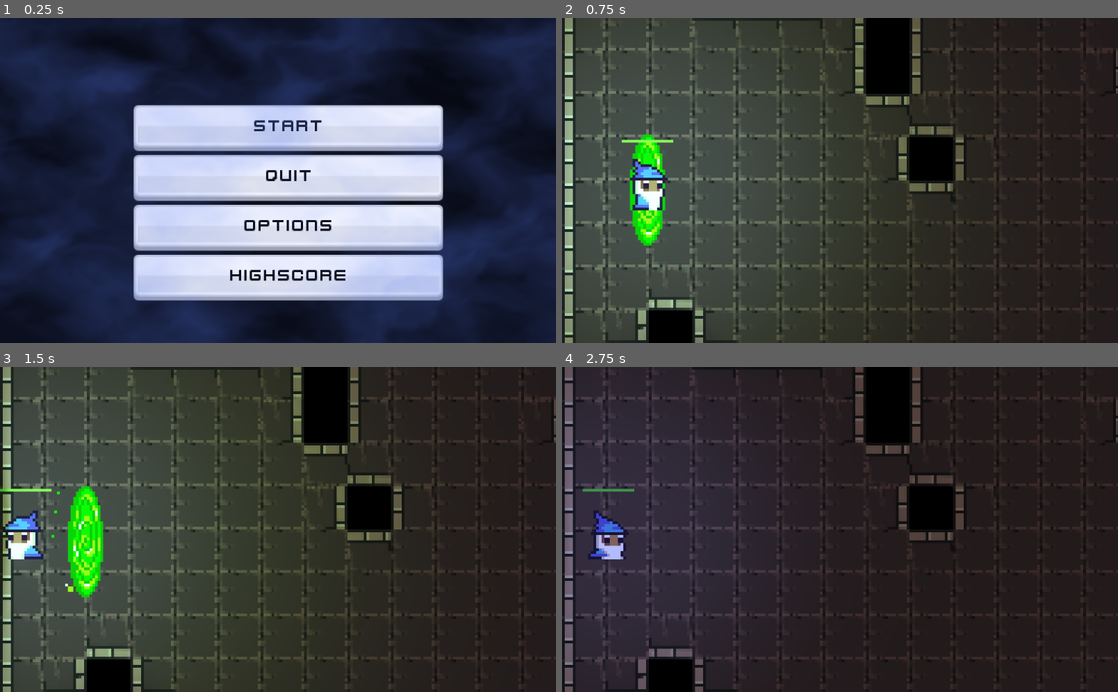
Above: before the commit, frames 1-4 (two rows, left to right).
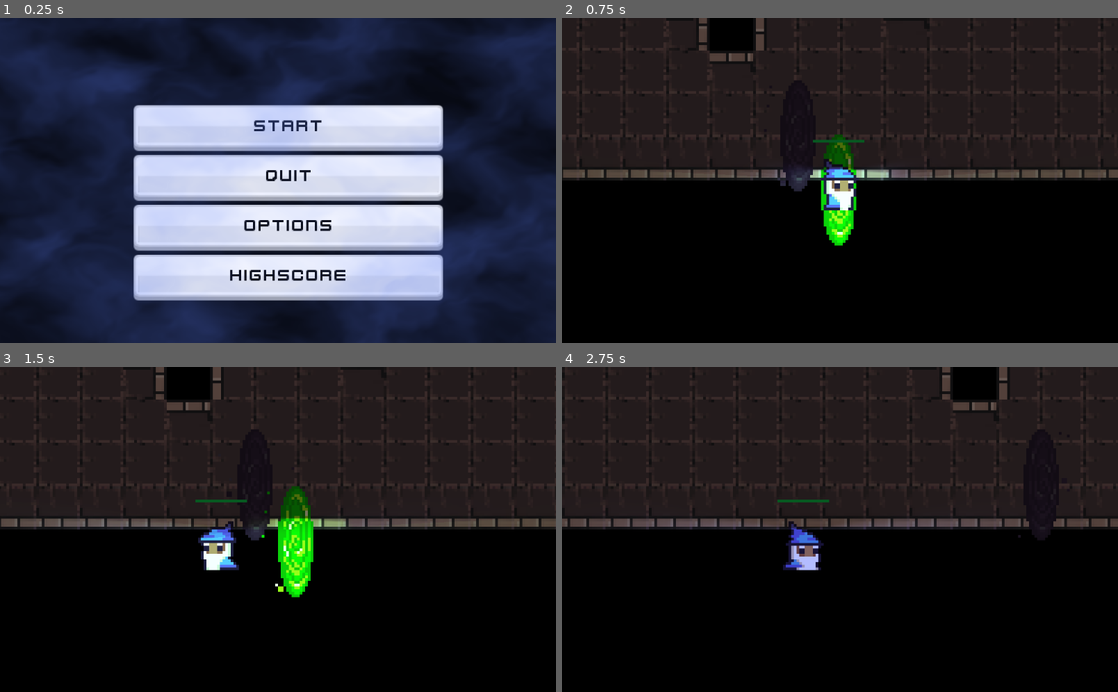
Above: after the commit, the same moments.

Repository: lnRichard/profielwerkstuk
Game: Godot game, scene res://gui/start_menu/StartMenu.tscn
The game is run twice, just before and just after one commit, with the same random seed, the same clock (stepped at 60 frames per second) and the same inputs. The engine's default icon, where the game draws it, is replaced by a stand-in: a white triangle on a blue panel in a dark square.
Inputs (mouse positions are in pixels of both pictures, inside the frame that each line leads up to):
- Up to frame 1 (0.25 s): no input
- Up to frame 2 (0.75 s): click "Start" at 0.5 s
- Up to frame 3 (1.5 s): move the mouse to (400, 513) at 1.27 s; hold A (key_a) from 1.28 s (still down)
- Up to frame 4 (2.75 s): move the mouse to (728, 545) at 2.02 s; release A (key_a) at 2.03 s; tap D (key_d) at 2.1 s

The runs differ from the first frame. In frame 2, 79% of the frame differs, in the area x 0-100%, y 0-100%; in frame 3, 78%; in frame 4, 65%.

Commit message:
levels player

Diff:
--- a/characters/enemies/grunt/Grunt.tscn
+++ b/characters/enemies/grunt/Grunt.tscn
@@ -10,7 +10,6 @@
 [ext_resource path="res://characters/enemies/grunt/sprites/idle/orc_warrior_idle_anim_f1.png" type="Texture" id=8]
 [ext_resource path="res://characters/enemies/grunt/sprites/idle/orc_warrior_idle_anim_f2.png" type="Texture" id=9]
 [ext_resource path="res://characters/enemies/grunt/sprites/idle/orc_warrior_idle_anim_f3.png" type="Texture" id=10]
-[ext_resource path="res://lighting/light.png" type="Texture" id=11]
 
 [sub_resource type="RectangleShape2D" id=3]
 extents = Vector2( 4, 7.5 )
@@ -57,13 +56,3 @@
 margin_top = -18.0
 margin_right = 12.0
 margin_bottom = -17.0
-
-[node name="Light2D" type="Light2D" parent="." index="6"]
-texture = ExtResource( 11 )
-texture_scale = 0.6
-color = Color( 0.352941, 0.94902, 0.34902, 1 )
-energy = 0.4
-shadow_enabled = true
-shadow_gradient_length = 10.0
-shadow_filter = 2
-shadow_filter_smooth = 50.0
--- a/characters/hostile_entity/HostileEntity.gd
+++ b/characters/hostile_entity/HostileEntity.gd
@@ -8,6 +8,8 @@
 var freeze_time = 0
 
 var rng = RandomNumberGenerator.new();
+
+var xp;
 
 func _physics_process(delta):
 	cooldowns();
@@ -30,6 +32,7 @@
 
 
 func _init(_max_health: float, _move_speed: float, _score: int).(_max_health, _move_speed):
+	xp = _score
 	score = _score
 	state = UNLOADED
 
@@ -134,6 +137,8 @@
 	if current_health <= 0:
 		spawn_death()
 		Global.highscore+=score;
+		var parentparent = get_parent().get_parent()
+		parentparent.xp = parentparent.xp + xp
 		queue_free();
 		return
 	var redness
--- a/characters/living_entity/LivingEntity.gd
+++ b/characters/living_entity/LivingEntity.gd
@@ -27,6 +27,8 @@
 var knockback = Vector2.ZERO;
 var friction = 200;
 func knockback(delta):
+	if knockback == Vector2.ZERO:
+		return
 	knockback = knockback.move_toward(Vector2.ZERO, friction * delta)
 	knockback = move_and_slide(knockback)
 
--- a/characters/living_entity/LivingEntity.tscn
+++ b/characters/living_entity/LivingEntity.tscn
@@ -1,4 +1,6 @@
-[gd_scene format=2]
+[gd_scene load_steps=2 format=2]
+
+[ext_resource path="res://lighting/light.png" type="Texture" id=1]
 
 [node name="LivingEntity" type="KinematicBody2D"]
 collision_layer = 0
@@ -8,3 +10,13 @@
 [node name="AttackPoint" type="Position2D" parent="."]
 
 [node name="AnimatedSprite" type="AnimatedSprite" parent="."]
+
+[node name="Light2D" type="Light2D" parent="."]
+texture = ExtResource( 1 )
+texture_scale = 0.6
+color = Color( 0.352941, 0.94902, 0.34902, 1 )
+energy = 0.4
+shadow_enabled = true
+shadow_gradient_length = 10.0
+shadow_filter = 2
+shadow_filter_smooth = 50.0
--- a/characters/player/Player.gd
+++ b/characters/player/Player.gd
@@ -24,7 +24,9 @@
 
 var freeze_time = 0
 
-func _init().(100, 3):
+
+
+func _init().(100000, 3):
 	pass
 func _ready():
 	add_spell_arsenal("res://projectiles/fireball/Fireball.tscn", ATTACK_SLOT.A)
@@ -163,9 +165,18 @@
 	if current_health <= 0:
 		spawn_death()
 		emit_signal("PlayerDeath");
-		queue_free();
 
 func freeze(time: float):
 	$AnimatedSprite.stop()
 	freeze_time = time
 	state = FROZEN
+
+
+func set_health(value):
+	.set_health(value);
+	$AnimatedSprite.modulate = Color(2, 0, 0)
+	$Tween.interpolate_callback(self, 0.1, "remove_whiteness")
+	$Tween.start();
+
+func remove_whiteness():
+	$AnimatedSprite.modulate = Color(1, 1, 1);
--- a/characters/player/Player.tscn
+++ b/characters/player/Player.tscn
@@ -13,7 +13,6 @@
 [ext_resource path="res://characters/player/sprites/wizard/idle/wizzard_m_idle_anim_f1.png" type="Texture" id=11]
 [ext_resource path="res://characters/player/AttackPoint.gd" type="Script" id=12]
 [ext_resource path="res://gui/healthbar/HealthBar.tscn" type="PackedScene" id=13]
-[ext_resource path="res://lighting/light.png" type="Texture" id=14]
 [ext_resource path="res://particles/dash_particle.png" type="Texture" id=15]
 [ext_resource path="res://characters/player/Camera.gd" type="Script" id=16]
 [ext_resource path="res://characters/player/LoadArea.gd" type="Script" id=17]
@@ -102,22 +101,17 @@
 animation = "hit"
 playing = true
 
-[node name="Light2D" type="Light2D" parent="." index="4"]
-texture = ExtResource( 14 )
-texture_scale = 0.6
+[node name="Light2D" parent="." index="4"]
 color = Color( 0.35, 0.48, 0.95, 1 )
 energy = 0.8
-shadow_enabled = true
-shadow_gradient_length = 10.0
-shadow_filter = 2
-shadow_filter_smooth = 50.0
 
 [node name="DashParticles" type="Particles2D" parent="." index="5"]
-emitting = false
 amount = 80
 local_coords = false
 process_material = SubResource( 5 )
 texture = ExtResource( 15 )
 
+[node name="Tween" type="Tween" parent="." index="6"]
+
 [connection signal="body_entered" from="Camera/LoadArea" to="Camera/LoadArea" method="_on_LoadArea_body_entered"]
 [connection signal="body_exited" from="Camera/LoadArea" to="Camera/LoadArea" method="_on_LoadArea_body_exited"]
--- a/environment/gates/exit/Exit.gd
+++ b/environment/gates/exit/Exit.gd
@@ -3,18 +3,25 @@
 
 signal PlayerTouch;
 
-
+var active = false;
 func _ready():
 	$AnimatedSprite.play("idle");
+	$AnimatedSprite.modulate = Color(0.36, 0.36, 0.36)
+	$Light2D.energy = 0.0
 	self.connect("PlayerTouch", get_parent().get_parent() , "_exit")
+	$Tween.interpolate_callback(self, 10.0, "avai")
+	$Tween.start()
+
+func _on_Exit_body_entered(body):
+	if active:
+		emit_signal("PlayerTouch")
+		$AnimatedSprite.play("close")
 
 
-
-func _on_Exit_body_entered(body):
-	emit_signal("PlayerTouch")
-	$AnimatedSprite.play("close")
-
-
+func avai():
+	$AnimatedSprite.modulate = Color(1, 1, 1);
+	$Light2D.energy = 0.8
+	active = true;
 
 func _on_AnimatedSprite_animation_finished():
 	if $AnimatedSprite.animation == "close":
--- a/environment/gates/exit/Exit.tscn
+++ b/environment/gates/exit/Exit.tscn
@@ -131,7 +131,7 @@
 position = Vector2( 1, -5 )
 frames = SubResource( 25 )
 animation = "idle"
-frame = 5
+frame = 7
 playing = true
 
 [node name="CollisionShape2D" type="CollisionShape2D" parent="."]
@@ -146,5 +146,7 @@
 shadow_filter = 2
 shadow_filter_smooth = 50.0
 
+[node name="Tween" type="Tween" parent="."]
+
 [connection signal="body_entered" from="." to="." method="_on_Exit_body_entered"]
 [connection signal="animation_finished" from="AnimatedSprite" to="." method="_on_AnimatedSprite_animation_finished"]
--- a/environment/generator/Generator.gd
+++ b/environment/generator/Generator.gd
@@ -5,7 +5,7 @@
 
 
 onready var noise = OpenSimplexNoise.new();
-var dungeon_size = Vector2(50, 50);
+var dungeon_size = Vector2(25, 25);
 
 var tile_cap = 0.2;
 var entrance_exit_cap = -0.5;
@@ -54,8 +54,12 @@
 							astar.remove_point(((x)*dungeon_size.x)+y-2);
 
 			if c < entrance_exit_cap && !entrance_set:
+				if x == dungeon_size.x:
+					$Entrance.position = Vector2((x-5)*16, (y+1)*16);
+					entrance_set = true;
+					et_p = (x*dungeon_size.x)+y;
 				if y == dungeon_size.y:
-					$Entrance.position = Vector2((x+1)*16, (y-2)*16);
+					$Entrance.position = Vector2((x+1)*16, (y-5)*16);
 					entrance_set = true;
 					et_p = (x*dungeon_size.x)+y;
 				else:
@@ -89,7 +93,7 @@
 	if !valid_path() || enemy_count < 20:
 		get_tree().reload_current_scene()
 func valid_path() -> bool:
-	if !astar.get_id_path(et_p, ex_p):
+	if !et_p || !ex_p || !astar.get_id_path(et_p, ex_p):
 		return false
 #	$Line2D.points = astar.get_point_path(et_p, ex_p);
 	return true;
--- /dev/null
+++ b/gui/abilities/Abilities.tscn
@@ -0,0 +1,29 @@
+[gd_scene load_steps=2 format=2]
+
+[ext_resource path="res://gui/themes/kenneyUI.tres" type="Theme" id=1]
+
+[node name="Ability" type="Control"]
+anchor_right = 1.0
+anchor_bottom = 1.0
+__meta__ = {
+"_edit_use_anchors_": false
+}
+
+[node name="HBoxContainer" type="HBoxContainer" parent="."]
+margin_right = 40.0
+margin_bottom = 40.0
+__meta__ = {
+"_edit_use_anchors_": false
+}
+
+[node name="1" type="TextureRect" parent="HBoxContainer"]
+margin_bottom = 20.0
+
+[node name="Button" type="Button" parent="HBoxContainer/1"]
+margin_right = 42.251
+margin_bottom = 42.251
+rect_scale = Vector2( 0.2, 0.2 )
+theme = ExtResource( 1 )
+__meta__ = {
+"_edit_use_anchors_": false
+}
--- a/gui/start_menu/StartMenu.tscn
+++ b/gui/start_menu/StartMenu.tscn
@@ -1,18 +1,14 @@
-[gd_scene load_steps=8 format=2]
+[gd_scene load_steps=6 format=2]
 
 [ext_resource path="res://gui/start_menu/StartMenu.gd" type="Script" id=1]
 [ext_resource path="res://gui/themes/kenneyUI.tres" type="Theme" id=2]
 [ext_resource path="res://icon.png" type="Texture" id=3]
 [ext_resource path="res://trees/fog.tres" type="Shader" id=4]
-[ext_resource path="res://addons/godot_sfxr/SfxrStreamPlayer.gd" type="Script" id=5]
 
 [sub_resource type="ShaderMaterial" id=1]
 shader = ExtResource( 4 )
 shader_param/color = Vector3( 0.35, 0.48, 0.95 )
 shader_param/OCTAVES = 4
-
-[sub_resource type="AudioStreamGenerator" id=2]
-buffer_length = 0.0349887
 
 [node name="StartMenu" type="Control"]
 anchor_left = 0.5
@@ -72,37 +68,6 @@
 scale = Vector2( 46.1563, 29.0156 )
 texture = ExtResource( 3 )
 
-[node name="ClickSfx" type="AudioStreamPlayer" parent="."]
-stream = SubResource( 2 )
-script = ExtResource( 5 )
-wave/type = 3
-sample_params/sound_vol = 0.5
-sample_params/sample_rate = 44100.0
-envelope/attack_time = 0.0309408
-envelope/sustain_time = 0.0926915
-envelope/punch_time = 0.422058
-envelope/decay_time = 0.076662
-frequency/start_frequency = 0.964525
-frequency/min_freq_cutoff = 0.0
-frequency/slide = 0.477169
-frequency/delta_slide = 0.0
-vibrato/depth = 0.298924
-vibrato/speed = 0.55521
-arpeggiation/frequency_mult = -0.730319
-arpeggiation/change_speed = 0.709983
-duty_cycle/duty_cycle = 0.0
-duty_cycle/sweep = 0.0
-retrigger/rate = 0.0
-flanger/offset = 0.0
-flanger/sweep = 0.0
-low_pass_filter/cutoff_frequency = 1.0
-low_pass_filter/cutoff_sweep = 0.0
-low_pass_filter/resonance = 0.0
-high_pass_filter/cutoff_frequency = 0.941134
-high_pass_filter/cutoff_sweep = 0.0
-actions/generator = null
-actions/play = null
-
 [connection signal="pressed" from="VBoxContainer/Start" to="." method="_on_Start_pressed"]
 [connection signal="pressed" from="VBoxContainer/Quit" to="." method="_on_Quit_pressed"]
 [connection signal="pressed" from="VBoxContainer/Options" to="." method="_on_Options_pressed"]
--- a/main/Main.gd
+++ b/main/Main.gd
@@ -7,6 +7,11 @@
 onready var boss_rooms = [
 
 ]
+
+
+var xp = 0 setget set_xp, get_xp
+var player_lvl = 1 setget set_level, get_level
+
 
 var room;
 
@@ -29,7 +34,6 @@
 	add_child(player)
 
 func _exit():
-
 	yield(get_tree().create_timer(1.0), "timeout")
 	move_to_next_room()
 	passed_levels+=1;
@@ -49,9 +53,38 @@
 
 
 func _game_over():
+	var camera = player.get_node("Camera").duplicate();
+	camera.global_position = player.global_position
+	add_child(camera);
+	player.queue_free()
+
 	yield(get_tree().create_timer(2.0), "timeout")
 	var restart = preload("res://gui/restart_menu/RestartMenu.tscn");
 	get_tree().change_scene_to(restart);
 
 func _enemy_death(score):
 	total_score+=score;
+
+func get_xp():
+	return xp
+
+func set_xp(value: int):
+	xp=value;
+	while xp > player_lvl*10:
+		set_level(player_lvl+1)
+
+func set_level(value: int):
+	var levelup = preload("res://projectiles/damage_indicator/DamageIndicator.tscn").instance()
+	var label = levelup.get_node("Label");
+	label.text = "Level Up!"
+	label.add_color_override("font_color", Color((255-191)/100.0, (255-188)/100.0, (255-25)/100.0))
+	levelup.global_position = player.global_position;
+	add_child(levelup)
+	levelup.show_value(false)
+	player_lvl = value
+	player.max_health+=100;
+	player.current_health = player.max_health
+	print(player.max_health - player.current_health)
+
+func get_level():
+	return player_lvl
--- a/project.godot
+++ b/project.godot
@@ -76,10 +76,6 @@
 window/size/resizable=false
 window/size/fullscreen=true
 
-[editor_plugins]
-
-enabled=PoolStringArray( "res://addons/godot_sfxr/plugin.cfg" )
-
 [global]
 
 physic=false
@@ -153,7 +149,6 @@
 2d_physics/layer_6="sight_radius"
 2d_physics/layer_7="attack_radius"
 2d_physics/layer_8="explosion_radius"
-2d_physics/layer_10="load_area"
 
 [physics]
 
@@ -161,5 +156,6 @@
 
 [rendering]
 
+quality/driver/driver_name="GLES2"
 environment/default_clear_color=Color( 0, 0, 0, 1 )
 environment/default_environment="res://default_env.tres"
--- a/projectiles/damage_indicator/DamageIndicator.tscn
+++ b/projectiles/damage_indicator/DamageIndicator.tscn
@@ -14,7 +14,6 @@
 margin_bottom = 1.0
 custom_colors/font_color = Color( 1, 0, 0, 1 )
 custom_fonts/font = ExtResource( 1 )
-text = "awdawdawd"
 __meta__ = {
 "_edit_use_anchors_": false
 }
--- a/projectiles/small_star/SmallStar.gd
+++ b/projectiles/small_star/SmallStar.gd
@@ -20,7 +20,7 @@
 
 func _on_Projectile_body_entered(body):
 	for t in targets:
-		if t:
+		if is_instance_valid(t):
 			t.friction = 200;
 			t.set_health(t.get_health() - damage);
 	queue_free()
Not shown: 1 places in characters/enemies/grunt/Grunt.tscn that only renumber resources
Not shown: 1 places in characters/player/Player.tscn that only renumber resources
Not shown, changed: export_presets.cfg
